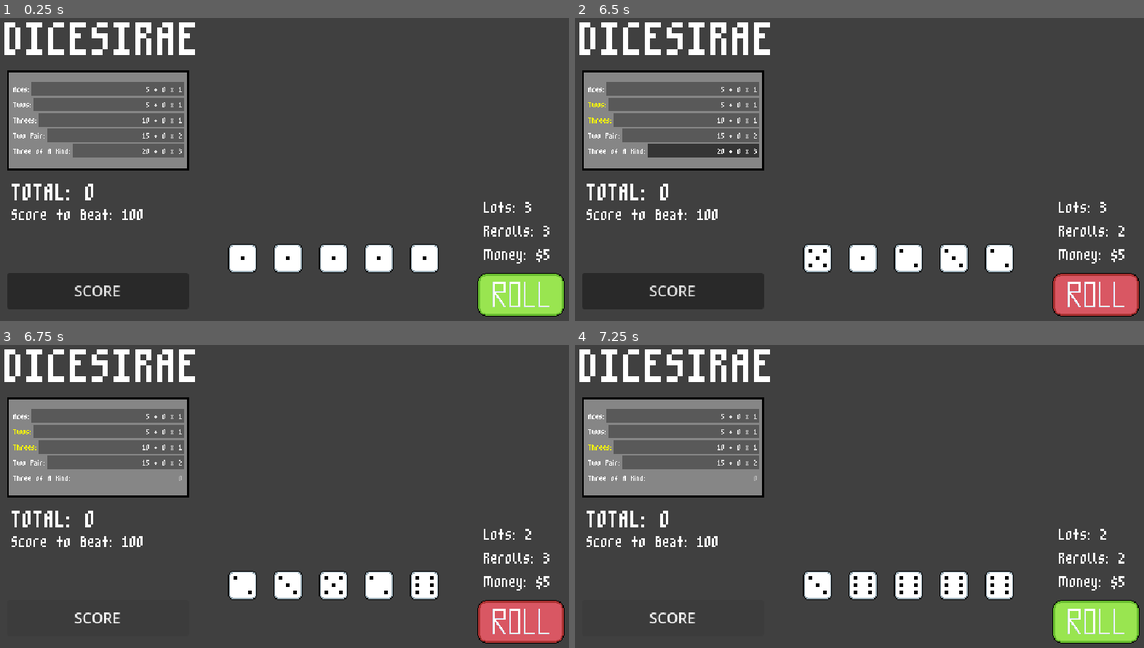
Above: before the commit, frames 1-4 (two rows, left to right).
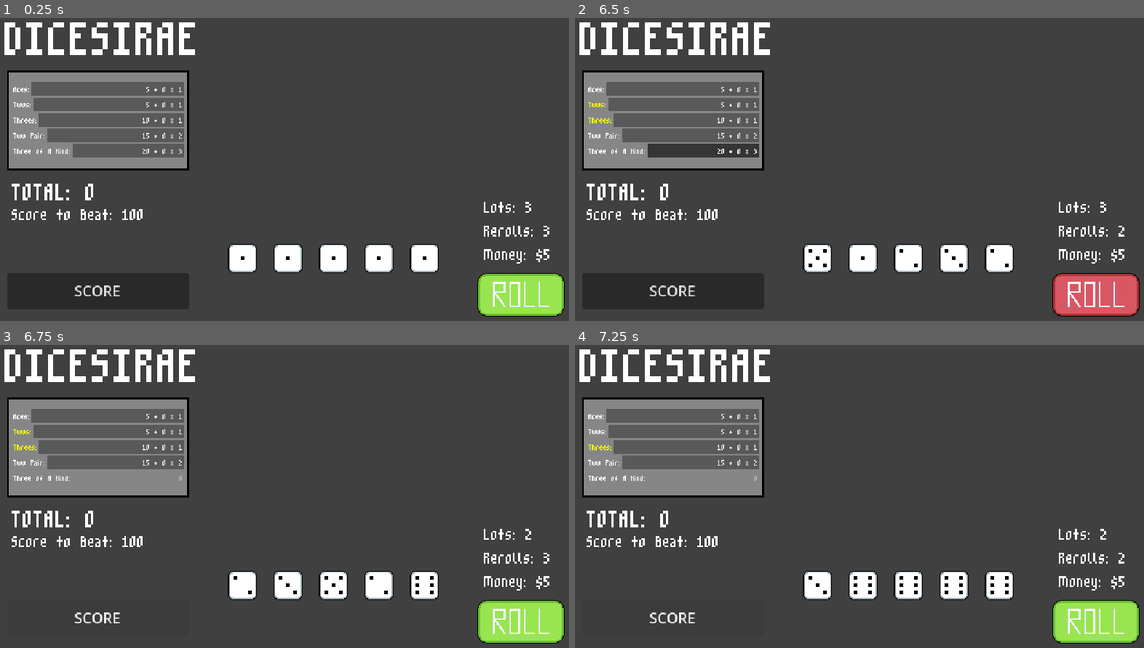
Above: after the commit, the same moments.

Repository: xander6424/DICESIRAE
Game: Godot game, scene res://scenes/main.tscn
The game is run twice, just before and just after one commit, with the same random seed, the same clock (stepped at 60 frames per second) and the same inputs.
Inputs (mouse positions are in pixels of both pictures, inside the frame that each line leads up to):
- Up to frame 1 (0.25 s): no input
- Up to frame 2 (6.5 s): click "SCORE" at 0.5 s; click (1098, 293) at 1.25 s; click "5 + 0 x 1" at 2 s; click "5 + 0 x 1" at 2.75 s; click "10 + 0 x 1" at 3.5 s; click "15 + 0 x 2" at 4.25 s; click "20 + 0 x 3" at 5 s; click (1098, 293) at 5.75 s
- Up to frame 3 (6.75 s): click "SCORE" at 6.5 s
- Up to frame 4 (7.25 s): no input

Frames 1-2 are identical in both runs. In frame 3, 1.8% of the frame differs, in the area x 84-100%, y 84-99%; in frame 4, nothing differs.

Commit message:
Game Logic Improvements
Started fixing issues with the game logic and saving dice, which includes revamping mechanics and how certain systems operate.

Diff:
--- a/scripts/classes/dice/dice-class.gd
+++ b/scripts/classes/dice/dice-class.gd
@@ -7,6 +7,7 @@
 
 var faces: Array[DiceFace] = []
 var current_face_index: int = 0
+var scored: bool = false
 
 
 func _init(_dice_size: DiceData.Size = DiceData.Size.D6, _dice_type: DiceData.DiceType = DiceData.DiceType.NORMAL) -> void:
@@ -36,4 +37,4 @@
 
 
 func score_dice() -> int:
-	return 0
+	return faces[current_face_index].face_value # only number
--- a/scripts/global/dice-manager.gd
+++ b/scripts/global/dice-manager.gd
@@ -12,7 +12,6 @@
 var saved_dice_list: Array[DiceInfo] = []
 var discard_pile: Array[DiceInfo] = []
 
-var scoring_dice_list: Array[DiceInfo] = []
 var scoring_value_list: Array[int] = []
 
 
@@ -42,20 +41,18 @@
 	print("HAND DONE ROLLING")
 
 	# Move all rolled/saved dice in a scoring list to be checked
-	scoring_dice_list.clear()
 	scoring_value_list.clear()
 	for dice in rolling_dice_list:
 		var index: int = dice.current_face_index
 
-		scoring_dice_list.append(dice)
 		scoring_value_list.append(dice.faces[index].face_value)
 	for dice in saved_dice_list:
 		var index: int = dice.current_face_index
 
-		scoring_dice_list.append(dice)
 		scoring_value_list.append(dice.faces[index].face_value)
 
-	print(scoring_value_list)
+	print("ALL NUMBERS: ", scoring_value_list)
+
 	_update_round_status.emit()
 
 
--- a/scripts/main.gd
+++ b/scripts/main.gd
@@ -66,6 +66,8 @@
 
 		if GameData.lots <= 0:
 			roll_button.disabled = true
+		else:
+			roll_button.disabled = false
 
 		# Manages win condition
 		if GameData.grand_total >= GameData.score_to_beat:
--- a/scripts/scorecard.gd
+++ b/scripts/scorecard.gd
@@ -70,15 +70,27 @@
 		if category_selected:
 			var total_scored: int = 0
 
+			# Only checks to score if category is even valid
 			if current_category.valid:
-				total_scored = current_category.base_score + current_category.score_category()
+				var dice_scored: int = 0
 
-				# TEMP PIECE DICE ACTIVATION (ADD ONLY)
-				for piece in PieceData.active_piece_list:
-					total_scored += piece.dice_scored()
+				# Score saved dice only
+				for dice in DiceManager.saved_dice_list:
 
-				total_scored *= current_category.mult_score
-				GameData.grand_total += total_scored
+					# Make a separate list of what dice will actually be scored that are saved?
+
+					print(dice.faces[dice.current_face_index].face_value)
+					total_scored += dice.score_dice()
+					dice_scored += 1
+
+					# TEMP PIECE DICE ACTIVATION (ADD ONLY)
+					#for piece in PieceData.active_piece_list:
+						#total_scored += piece.dice_scored()
+
+				if dice_scored > 0:
+					total_scored += current_category.base_score
+					total_scored *= current_category.mult_score
+					GameData.grand_total += total_scored
 
 				current_category.label.add_theme_color_override("font_color", Color.WHITE)
 
